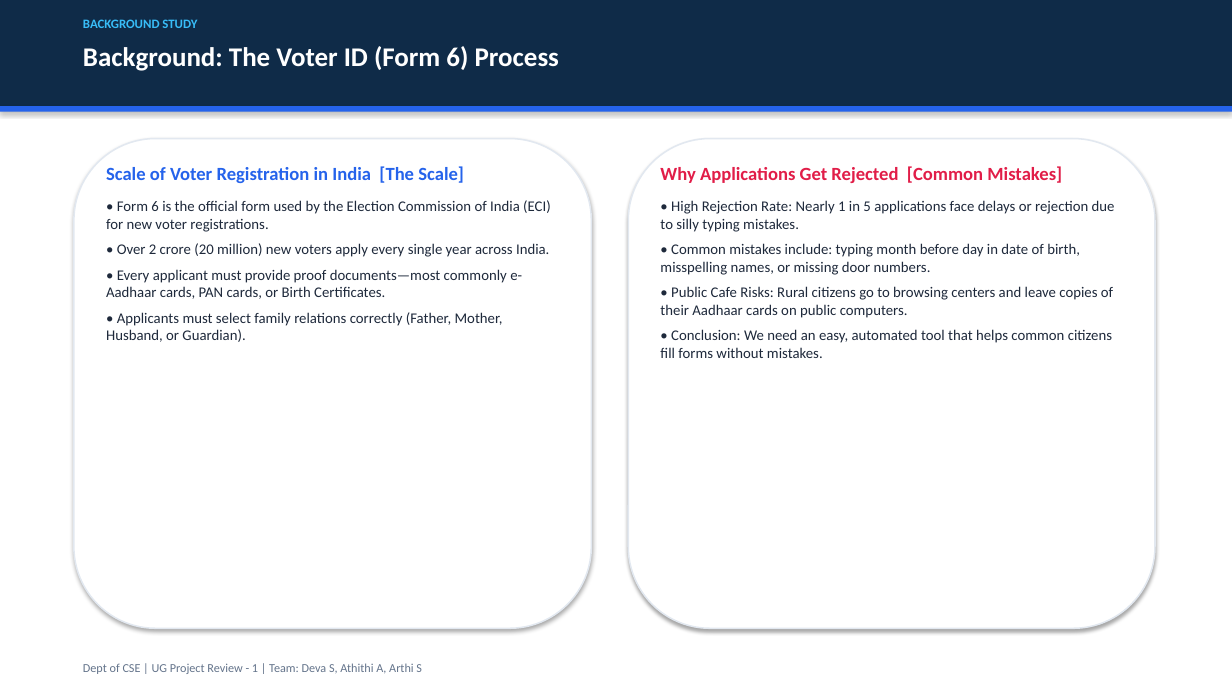
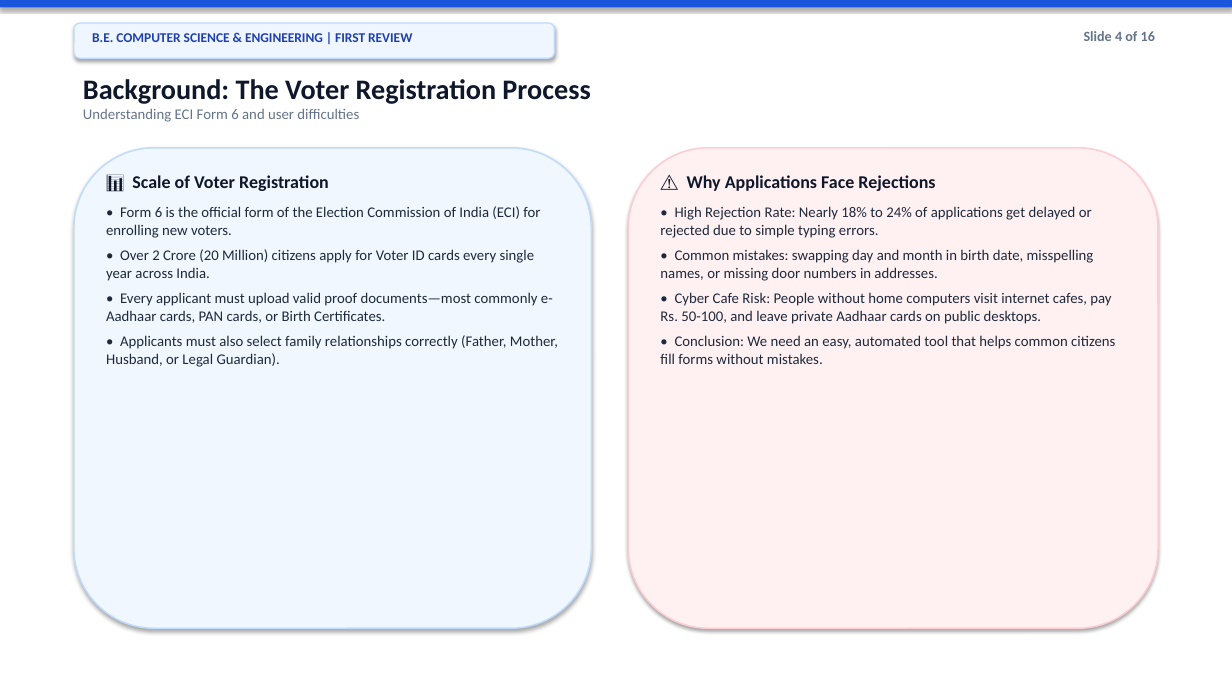
Before and after one commit to deva-2006/govtAutofill, a slide deck: slide 4 of First_Review_UG_Project_Presentation.pptx. Drawn at 1232x693 pixels with LibreOffice and Linux fonts; fonts in the diff are those of the drawing. Boxes give left, top, right and bottom in pixels: in the first picture for what was removed or moved away, otherwise in the second. Text is boxed around its words. In the diff, an @@ line names an element or a change of style, - is before the commit and + after.

Commit message:
Update presentation template to match clean modern card visual inspiration with simple words

```diff
--- a/First_Review_UG_Project_Presentation.pptx
+++ b/First_Review_UG_Project_Presentation.pptx
@@ rectangle resized from (x1=0, y1=0, x2=1232, y2=106) to (x1=0, y1=0, x2=1232, y2=7) @@
@@ rectangle at (x1=0, y1=0, x2=1232, y2=7): fill #0F2B48 to #1A56DB @@
@@ rounded rectangle added at (x1=74, y1=23, x2=555, y2=58), fill #EFF6FF, outline #BFDBFE 1 pt @@
@@ text removed at (x1=83, y1=19, x2=197, y2=28) @@
-BACKGROUND STUDY
@@ text added at (x1=92, y1=33, x2=412, y2=42), 10.5 pt, text #1E40AF, bold @@
+B.E. COMPUTER SCIENCE & ENGINEERING | FIRST REVIEW
@@ text added at (x1=1084, y1=31, x2=1155, y2=41), 11 pt, text #64748B, bold @@
+Slide 4 of 16
@@ text at (x1=83, y1=79, x2=590, y2=122): text changed; size 21 to 11.5 pt; text colour #FFFFFF to #64748B; bold off @@
-Background: The Voter ID (Form 6) Process
+Background: The Voter Registration Process
+Understanding ECI Form 6 and user difficulties
@@ rectangle removed at (x1=0, y1=106, x2=1232, y2=112) @@
@@ rounded rectangle resized from (x1=74, y1=139, x2=592, y2=628) to (x1=74, y1=148, x2=592, y2=628) @@
@@ rounded rectangle at (x1=74, y1=148, x2=592, y2=628): fill #FFFFFF to #F0F7FF; outline #E2E8F0 1.2 pt to #BFDBFE 1.2 pt @@
@@ rounded rectangle resized from (x1=628, y1=139, x2=1155, y2=628) to (x1=628, y1=148, x2=1158, y2=628) @@
@@ rounded rectangle at (x1=628, y1=148, x2=1158, y2=628): fill #FFFFFF to #FFF1F2; outline #E2E8F0 1.2 pt to #FECDD3 1.2 pt @@
@@ text at (x1=106, y1=175, x2=558, y2=367): text changed @@
-Scale of Voter Registration in India [The Scale]
-• Form 6 is the official form used by the Election Commission of India (ECI) for new voter registrations.
-• Over 2 crore (20 million) new voters apply every single year across India.
-• Every applicant must provide proof documents—most commonly e-Aadhaar cards, PAN cards, or Birth Certificates.
-• Applicants must select family relations correctly (Father, Mother, Husband, or Guardian).
+📊 Scale of Voter Registration
+• Form 6 is the official form of the Election Commission of India (ECI) for enrolling new voters.
+• Over 2 Crore (20 Million) citizens apply for Voter ID cards every single year across India.
+• Every applicant must upload valid proof documents—most commonly e-Aadhaar cards, PAN cards, or Birth Certificates.
+• Applicants must also select family relationships correctly (Father, Mother, Husband, or Legal Guardian).
@@ text "⚠️ Why Applications Face Rejections" moved from (x1=660, y1=166, x2=1115, y2=358) to (x1=660, y1=175, x2=1115, y2=364) @@
@@ text at (x1=660, y1=175, x2=1111, y2=324): text changed @@
-Why Applications Get Rejected [Common Mistakes]
-• High Rejection Rate: Nearly 1 in 5 applications face delays or rejection due to silly typing mistakes.
-• Common mistakes include: typing month before day in date of birth, misspelling names, or missing door numbers.
-• Public Cafe Risks: Rural citizens go to browsing centers and leave copies of their Aadhaar cards on public computers.
+⚠️ Why Applications Face Rejections
+• High Rejection Rate: Nearly 18% to 24% of applications get delayed or rejected due to simple typing errors.
+• Common mistakes: swapping day and month in birth date, misspelling names, or missing door numbers in addresses.
+• Cyber Cafe Risk: People without home computers visit internet cafes, pay Rs. 50-100, and leave private Aadhaar cards on public desktops.
@@ text removed at (x1=83, y1=663, x2=422, y2=674) @@
-Dept of CSE | UG Project Review - 1 | Team: Deva S, Athithi A, Arthi S
```
Also in this commit, not shown: 14 other slides changed, 1 slide added, 1 slide removed, 1 other file.
